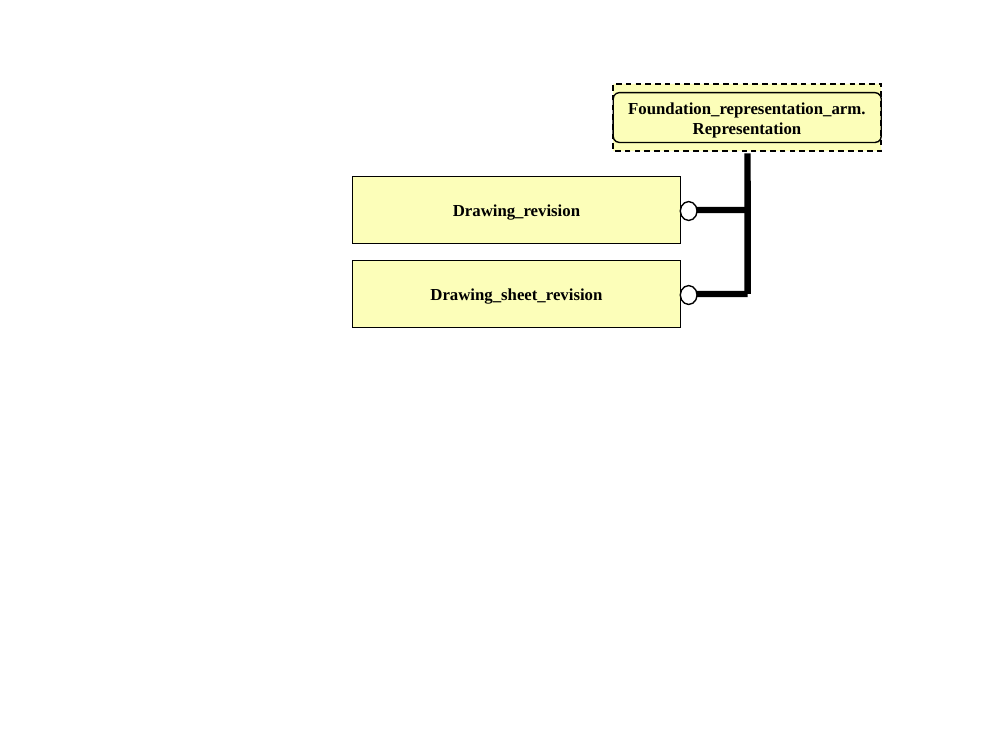
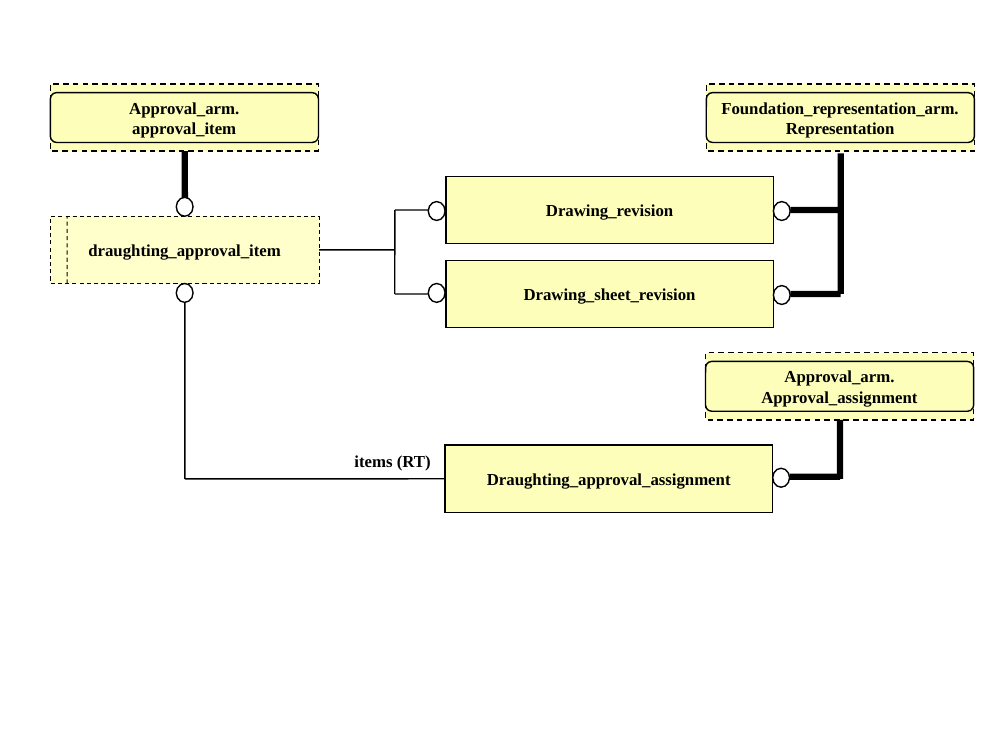
Before and after one commit to starseeker/stepmod_mirror, a slide deck: slide 2 of data/modules/drawing_structure_and_administration/drawing_structure_and_administration.ppt. Drawn at 1008x756 pixels with LibreOffice and Linux fonts; fonts in the diff are those of the drawing. Boxes give left, top, right and bottom in pixels: in the first picture for what was removed or moved away, otherwise in the second. Text is boxed around its words. In the diff, an @@ line names an element or a change of style, - is before the commit and + after.

Commit message:
approval for drawings

```diff
--- a/data/modules/drawing_structure_and_administration/drawing_structure_and_administration.ppt
+++ b/data/modules/drawing_structure_and_administration/drawing_structure_and_administration.ppt
@@ rectangle added at (x1=50, y1=84, x2=319, y2=151), fill #FCFEB9, outline #000000 0.99 pt dashed, 12 pt, text #000000, bold @@
+Approval_arm.
+approval_item
@@ rounded rectangle added at (x1=50, y1=93, x2=319, y2=142), outline #000000 0.99 pt @@
@@ 3 rectangles, 2 ellipses, 1 line, 1 rounded rectangle moved together from (x1=353, y1=84, x2=881, y2=328) to (x1=446, y1=84, x2=975, y2=328) @@
@@ line added from (184, 151) to (184, 202), #000000 4.51 pt @@
@@ ellipse added at (x1=176, y1=198, x2=194, y2=217), fill #FFFFFF, outline #000000 0.99 pt @@
@@ ellipse added at (x1=428, y1=202, x2=446, y2=221), fill #FFFFFF, outline #000000 0.99 pt @@
@@ rectangle added at (x1=50, y1=217, x2=320, y2=284), fill #FFFFCC, outline #000000 0.74 pt dashed, 12 pt, text #000000, bold @@
+draughting_approval_item
@@ line added from (67, 283) to (68, 217), #000000 0.74 pt dashed @@
@@ line added from (395, 294) to (395, 210), #000000 0.99 pt @@
@@ line added from (395, 210) to (428, 210), #000000 0.99 pt @@
@@ line moved from (698, 210) - (748, 210) to (790, 210) - (841, 210) @@
@@ line added from (320, 250) to (395, 250), #000000 0.99 pt @@
@@ ellipse added at (x1=176, y1=283, x2=194, y2=302), fill #FFFFFF, outline #000000 0.99 pt @@
@@ line added from (395, 294) to (428, 294), #000000 0.99 pt @@
@@ ellipse added at (x1=428, y1=283, x2=446, y2=302), fill #FFFFFF, outline #000000 0.99 pt @@
@@ line moved from (698, 294) - (748, 294) to (790, 294) - (841, 294) @@
@@ line added from (184, 302) to (184, 479), #000000 0.99 pt @@
@@ rectangle added at (x1=706, y1=353, x2=974, y2=420), fill #FCFEB9, outline #000000 0.99 pt dashed, 12 pt, text #000000, bold @@
+Approval_arm.
+Approval_assignment
@@ rounded rectangle added at (x1=706, y1=362, x2=974, y2=411), outline #000000 0.99 pt @@
@@ rectangle added at (x1=446, y1=446, x2=773, y2=513), fill #FCFEB9, outline #000000 0.99 pt, 12 pt, text #000000, bold @@
+Draughting_approval_assignment
@@ line added from (840, 420) to (840, 479), #000000 4.51 pt @@
@@ line added from (446, 479) to (184, 479), #000000 0.99 pt @@
@@ text added at (x1=354, y1=455, x2=431, y2=471), 12 pt, text #000000, bold @@
+items (RT)
@@ ellipse added at (x1=773, y1=469, x2=790, y2=488), fill #FFFFFF, outline #000000 0.99 pt @@
@@ line added from (789, 477) to (840, 477), #000000 4.51 pt @@
```
Also in this commit, not shown: 2 other slides changed, 1 slide added, 13 other files.
